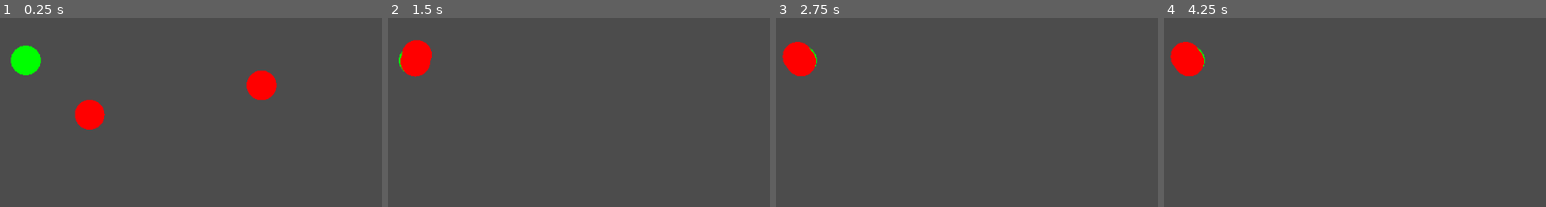
Above: before the commit, frames 1-4 (left to right).
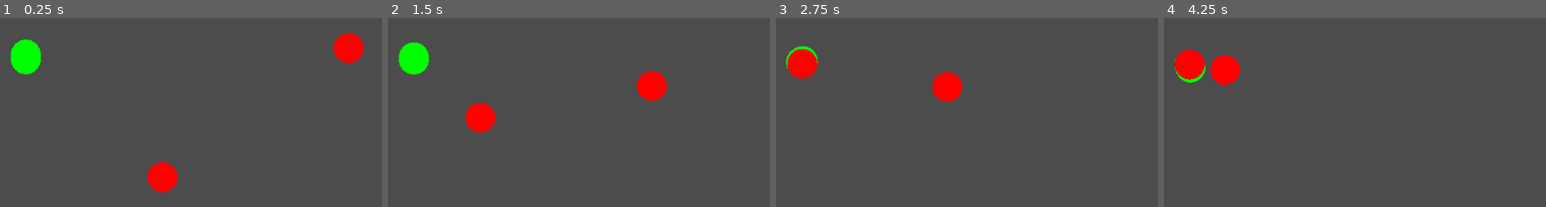
Above: after the commit, the same moments.

Repository: kovasap/rtbb
Game: Godot game, scene res://Game.tscn
The game is run twice, just before and just after one commit, with the same random seed, the same clock (stepped at 60 frames per second) and the same inputs.
Inputs:
- Up to frame 1 (0.25 s): no input
- Up to frame 2 (1.5 s): no input
- Up to frame 3 (2.75 s): no input
- Up to frame 4 (4.25 s): no input

The runs differ from the first frame. In frame 1, 4.3% of the frame differs, in the area x 2-96%, y 7-93%; in frame 2, 3.3%; in frame 3, 1.6%; in frame 4, 1.8%.

Commit message:
made character a physics object

Diff:
--- a/Character.gd
+++ b/Character.gd
@@ -1,7 +1,7 @@
 extends Node2D
 
 var color = Color(0, 1, 0, 1)
-var velocity = 10
+var velocity = 100
 
 func get_closest_char(other_characters):
 	var closest_dist = INF
@@ -19,7 +19,7 @@
 func move(other_characters):
 	var closest_char = get_closest_char(other_characters)
 	var direction = self.position.direction_to(closest_char.position)
-	self.position = self.position + velocity * direction
+	self.linear_velocity = velocity * direction
 
 
 # Called when the node enters the scene tree for the first time.
--- a/Character.tscn
+++ b/Character.tscn
@@ -2,5 +2,5 @@
 
 [ext_resource path="res://Character.gd" type="Script" id=1]
 
-[node name="Character" type="Node2D"]
+[node name="Character" type="RigidBody2D"]
 script = ExtResource( 1 )
